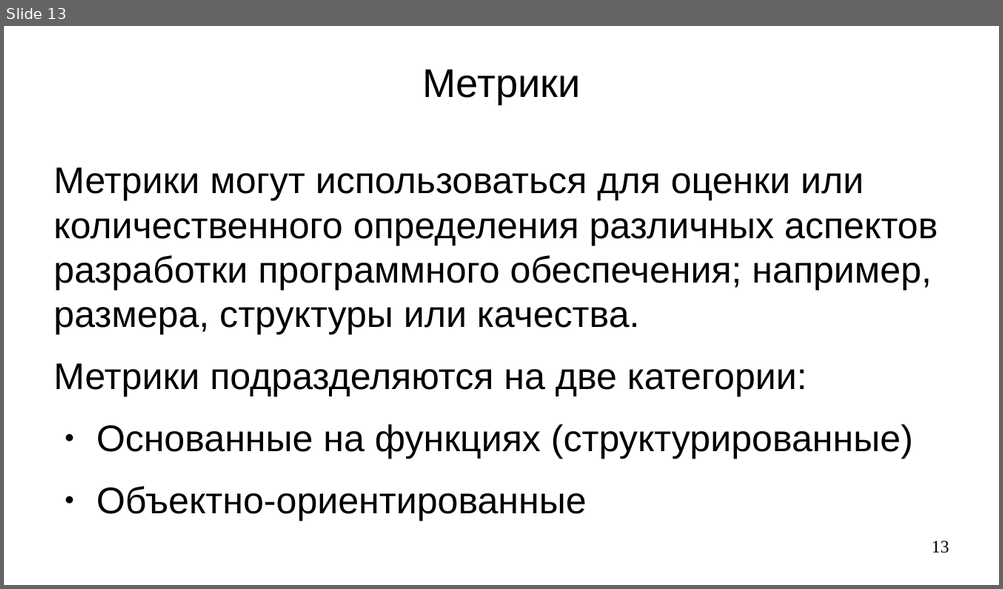
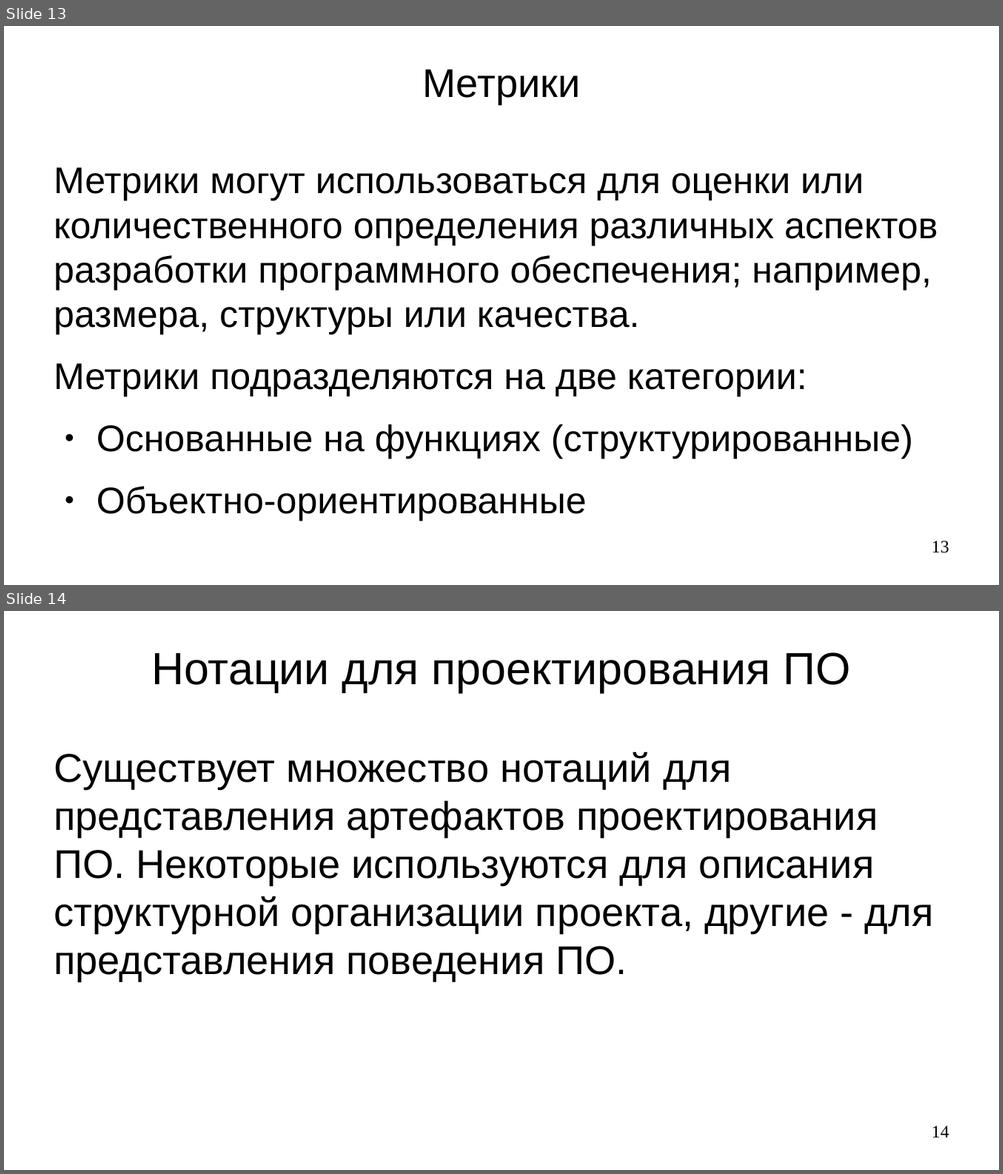
Before and after one commit to steelcraft/stud-lab, a slide deck: Лекции/CASWE01#L2.odp. Shown one above the other, each under a label of ours: slide 13 before the commit, slides 13 and 14 after it. The pictures are 1003x589 and 1003x1174 pixels, drawn with LibreOffice and Linux fonts; fonts in the diff are those of the drawing. Boxes give left, top, right and bottom in pixels: in the first picture for what was removed or moved away, otherwise in the second. Text is boxed around its words. In the diff, an @@ line names an element or a change of style, - is before the commit and + after.

Commit message:
Добавлен раздел "Нотации для проектирования ПО"

```diff
--- a/Лекции/CASWE01#L2.odp
+++ b/Лекции/CASWE01#L2.odp
@@ slide 14 added at (4, 611, 999, 1170), background #FFFFFF @@
@@ title added at (151, 652, 851, 692), 36 pt, text #000000 @@
+Нотации для проектирования ПО
@@ text added at (54, 752, 933, 981), 32 pt, text #000000 @@
+Существует множество нотаций для представления артефактов проектирования ПО. Некоторые используются для описания структурной организации проекта, другие - для представления поведения ПО.
@@ page number added at (931, 1126, 949, 1138), 14 pt, text #000000 @@
+14
```
Also in this commit, not shown: 2 other slides added.
